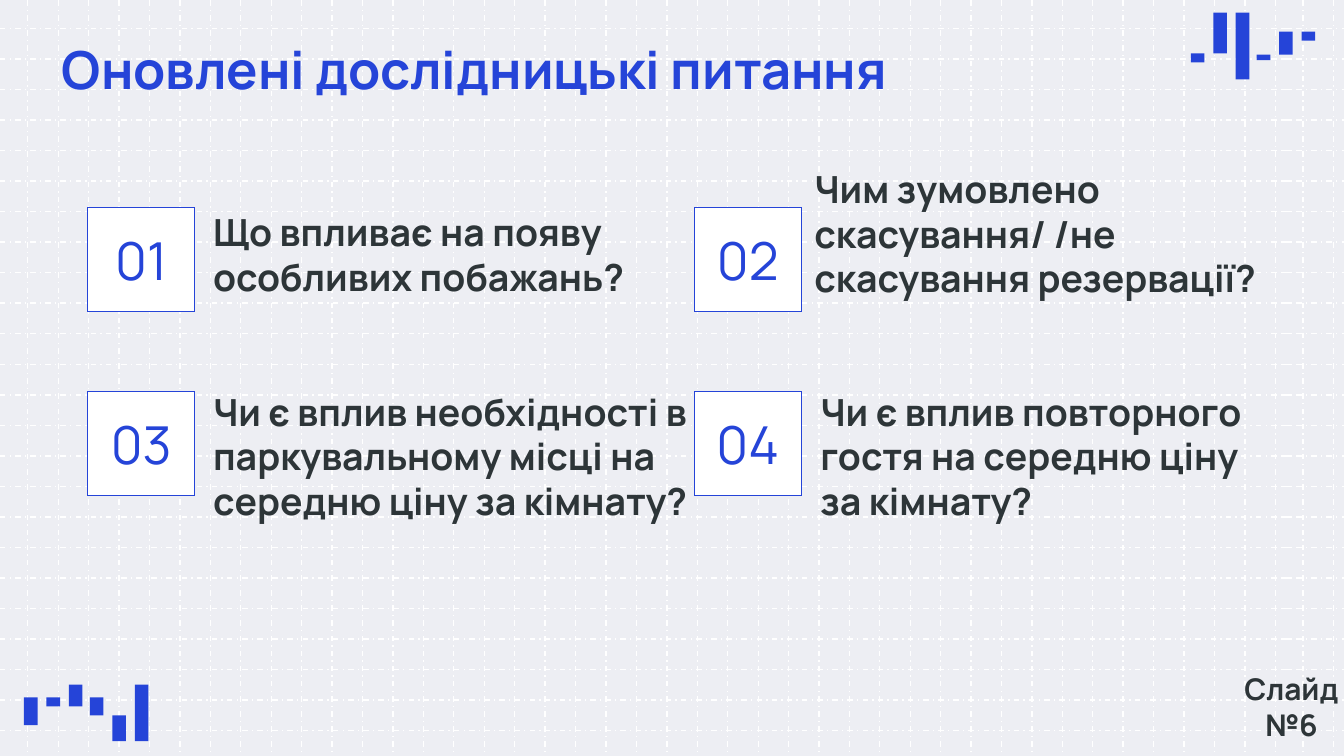
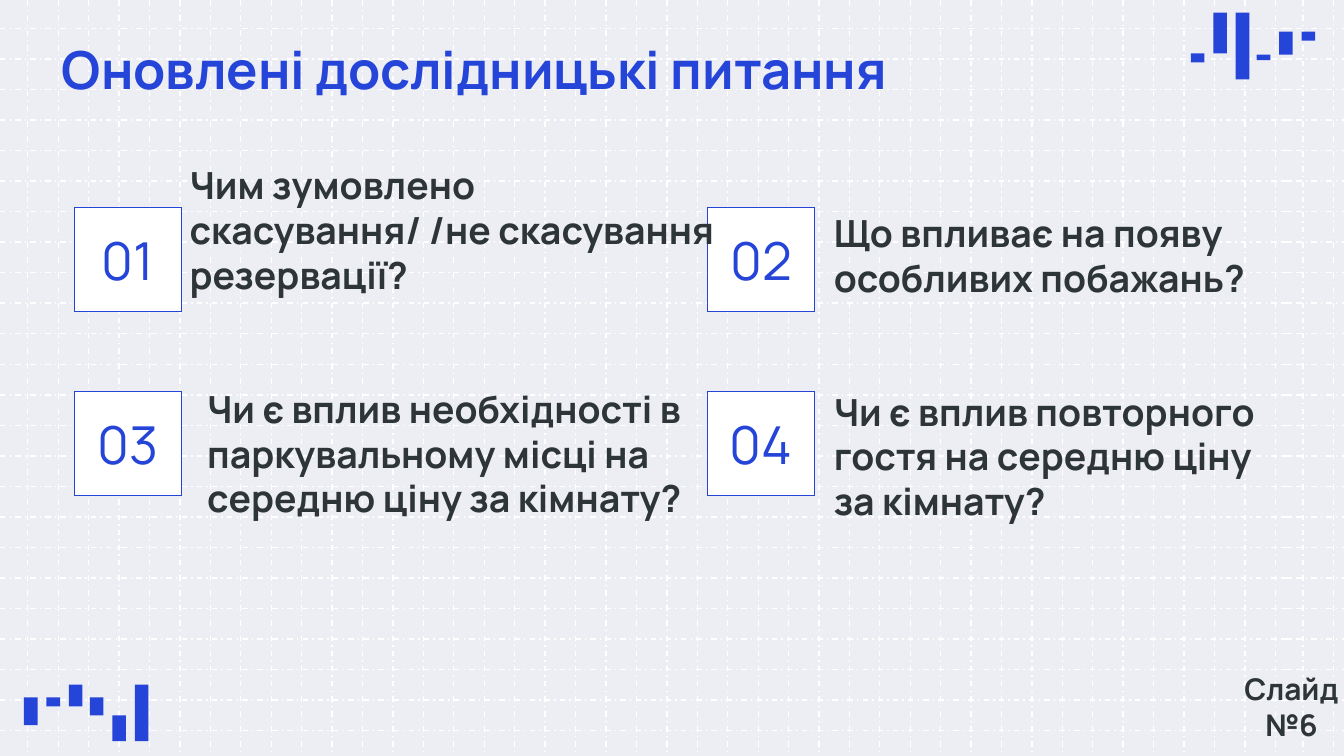
Before and after one commit to damyr-zaichenko/data_analysis_labs, a slide deck: slide 6 of lab3/Лабораторна 3.pptx. Drawn at 1344x756 pixels with LibreOffice and Linux fonts; fonts in the diff are those of the drawing. Boxes give left, top, right and bottom in pixels: in the first picture for what was removed or moved away, otherwise in the second. Text is boxed around its words. In the diff, an @@ line names an element or a change of style, - is before the commit and + after.

```diff
--- a/lab3/Лабораторна 3.pptx
+++ b/lab3/Лабораторна 3.pptx
@@ text "Чим зумовлено скасування/ /не скасування ..." rewrapped from bbox=[814, 176, 1256, 301] to bbox=[190, 172, 714, 298] @@
@@ title "01": place and size @@
-title "01" at bbox=[87, 208, 194, 312]
+title "01" at bbox=[74, 208, 180, 312]
@@ text "Що впливає на появу особливих ...": place and size @@
-text "Що впливає на появу особливих ..." at bbox=[213, 219, 624, 292]
+text "Що впливає на появу особливих ..." at bbox=[834, 220, 1244, 293]
@@ text "Чи є вплив необхідності в ...": place and size @@
-text "Чи є вплив необхідності в ..." at bbox=[213, 398, 687, 524]
+text "Чи є вплив необхідності в ..." at bbox=[207, 395, 681, 521]
@@ title "03": place and size @@
-title "03" at bbox=[87, 392, 194, 496]
+title "03" at bbox=[74, 392, 180, 496]
@@ 2 titles, 1 text: place and size @@
-2 titles, 1 text at bbox=[695, 208, 1241, 524]
+2 titles, 1 text at bbox=[708, 208, 1254, 524]
```
Also in this commit, not shown: 11 other slides changed, 7 slides added, 8 slides removed.
